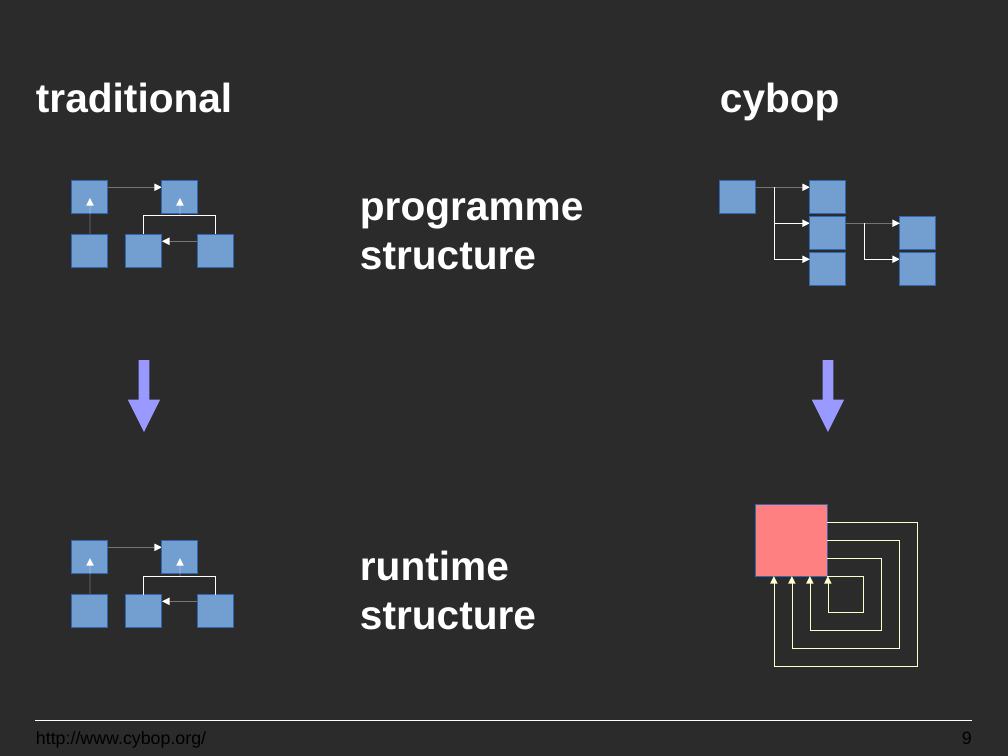
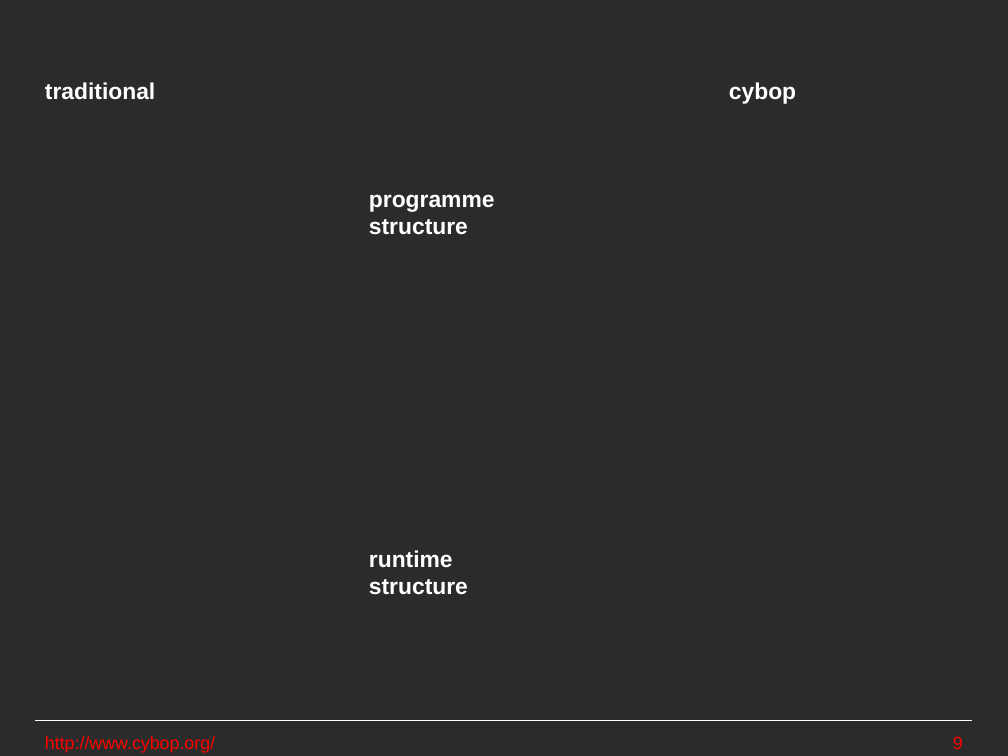
Before and after one commit to GitMirroring/cybop, a slide deck: slide 9 of doc/lightning_talk/cybop.odp. Drawn at 1008x756 pixels with LibreOffice and Linux fonts; fonts in the diff are those of the drawing; background and template pictures are left out; a plain dark background stands for a picture behind light text. Boxes give left, top, right and bottom in pixels: in the first picture for what was removed or moved away, otherwise in the second. Text is boxed around its words. In the diff, an @@ line names an element or a change of style, - is before the commit and + after.

```diff
--- a/doc/lightning_talk/cybop.odp
+++ b/doc/lightning_talk/cybop.odp
@@ size 32 to 18 pt in 4 elements at (x1=369, y1=550, x2=468, y2=595), (x1=369, y1=194, x2=495, y2=235), (x1=45, y1=82, x2=155, y2=99), (x1=729, y1=82, x2=796, y2=104) @@
@@ group removed at (x1=72, y1=180, x2=936, y2=666): 17 rectangles, 15 freeform shapes, 12 arrows @@
@@ text "http://www.cybop.org/" at (x1=45, y1=736, x2=215, y2=753): text colour #000000 to #FF0000 @@
@@ page number at (x1=953, y1=736, x2=963, y2=749): text colour #000000 to #FF0000 @@
```
Also in this commit, not shown: 10 other slides changed, 3 slides added, 2 slides removed, 1 other file.
